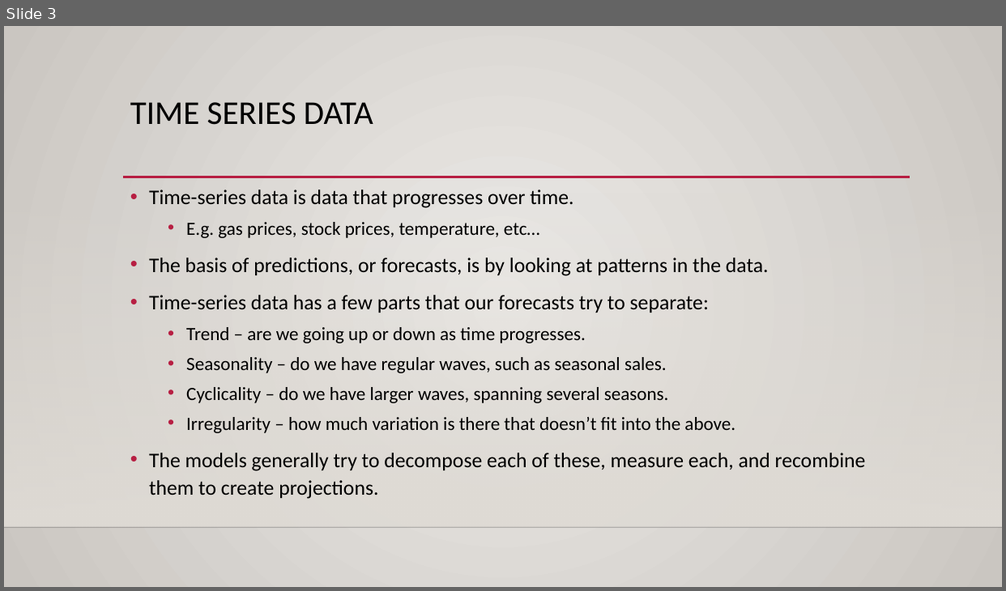
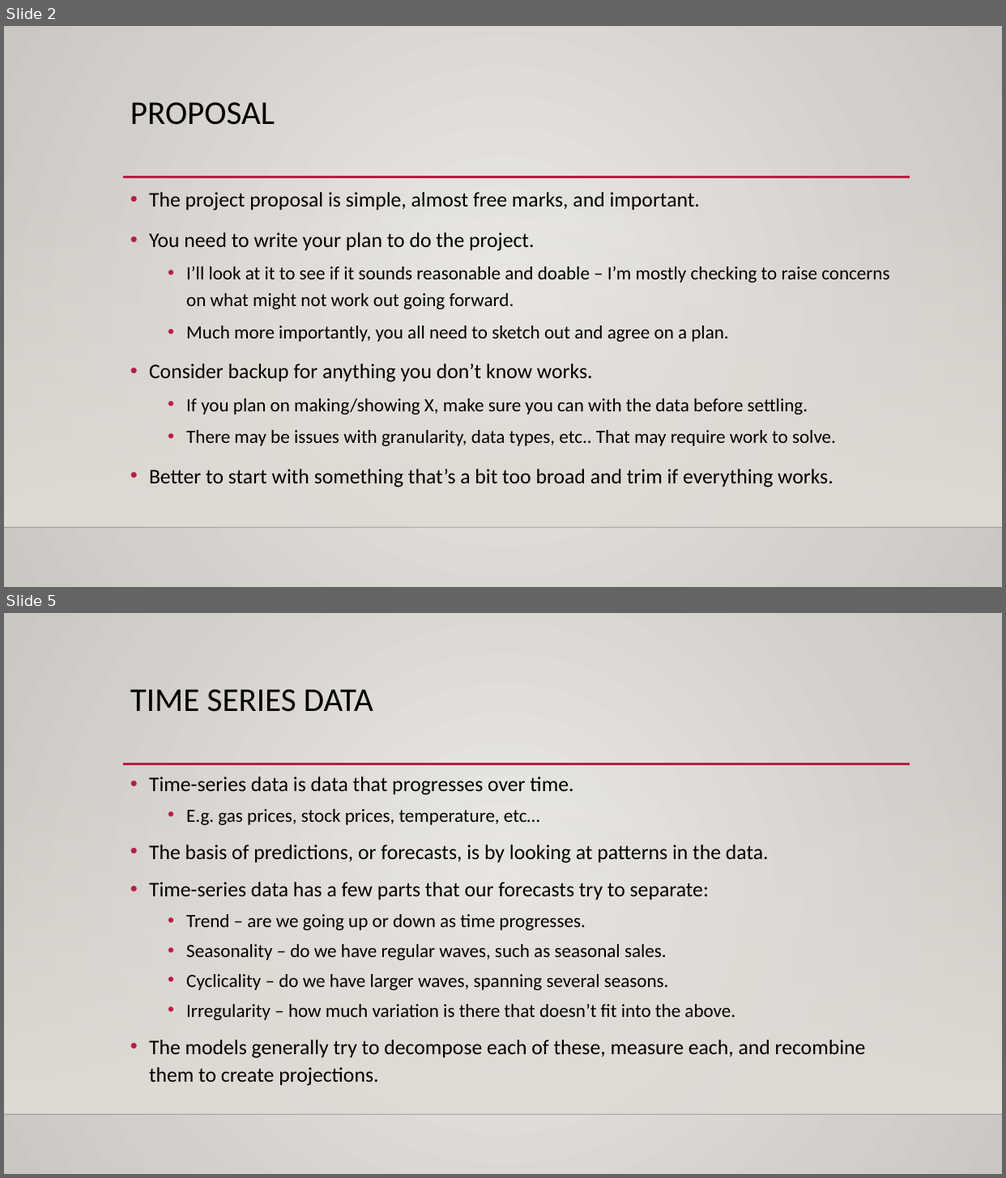
Before and after one commit to AkeemSemper/ml_datasets, a slide deck: slides/TimeSeries.pptx. Shown one above the other, each under a label of ours: slide 3 before the commit, slides 2 and 5 after it; the slides between them are not shown. The pictures are 1006x591 and 1006x1178 pixels, drawn with LibreOffice and Linux fonts; fonts in the diff are those of the drawing; background and template pictures are left out. Boxes give left, top, right and bottom in pixels: in the first picture for what was removed or moved away, otherwise in the second. Text is boxed around its words. In the diff, an @@ line names an element or a change of style, - is before the commit and + after.

```diff
--- a/slides/TimeSeries.pptx
+++ b/slides/TimeSeries.pptx
@@ slide 2 added at bbox=[4, 26, 1002, 587], background gradient #ECEAE7 to #CAC7C1; not listed: 3 template elements that a slide beside it also shows @@
@@ title added at bbox=[130, 102, 275, 125], 32 pt, text #000000 @@
+PROPOSAL
@@ text added at bbox=[149, 192, 889, 488], 18 pt, text #000000 @@
+• The project proposal is simple, almost free marks, and important.
+• You need to write your plan to do the project.
+  • I’ll look at it to see if it sounds reasonable and doable – I’m mostly checking to raise concerns on what might not work out going forward.
+  • Much more importantly, you all need to sketch out and agree on a plan.
+• Consider backup for anything you don’t know works.
+  • If you plan on making/showing X, make sure you can with the data before settling.
+  • There may be issues with granularity, data types, etc.. That may require work to solve.
+• Better to start with something that’s a bit too broad and trim if everything works.
@@ what was slide 3 is now slide 5 @@
```
Also in this commit, not shown: 1 slide changed, 15 other slides added, 1 slide removed, 1 other file.
